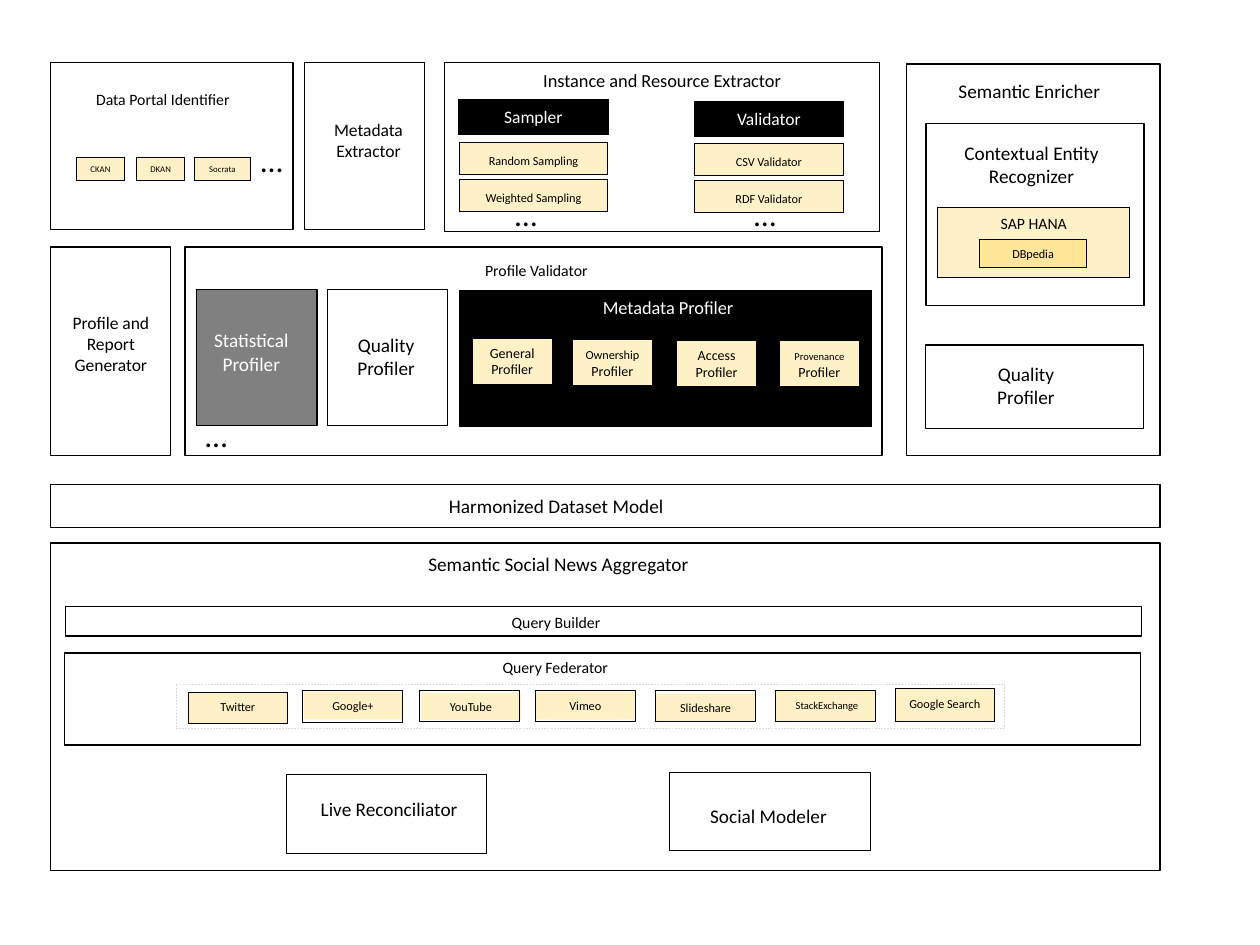
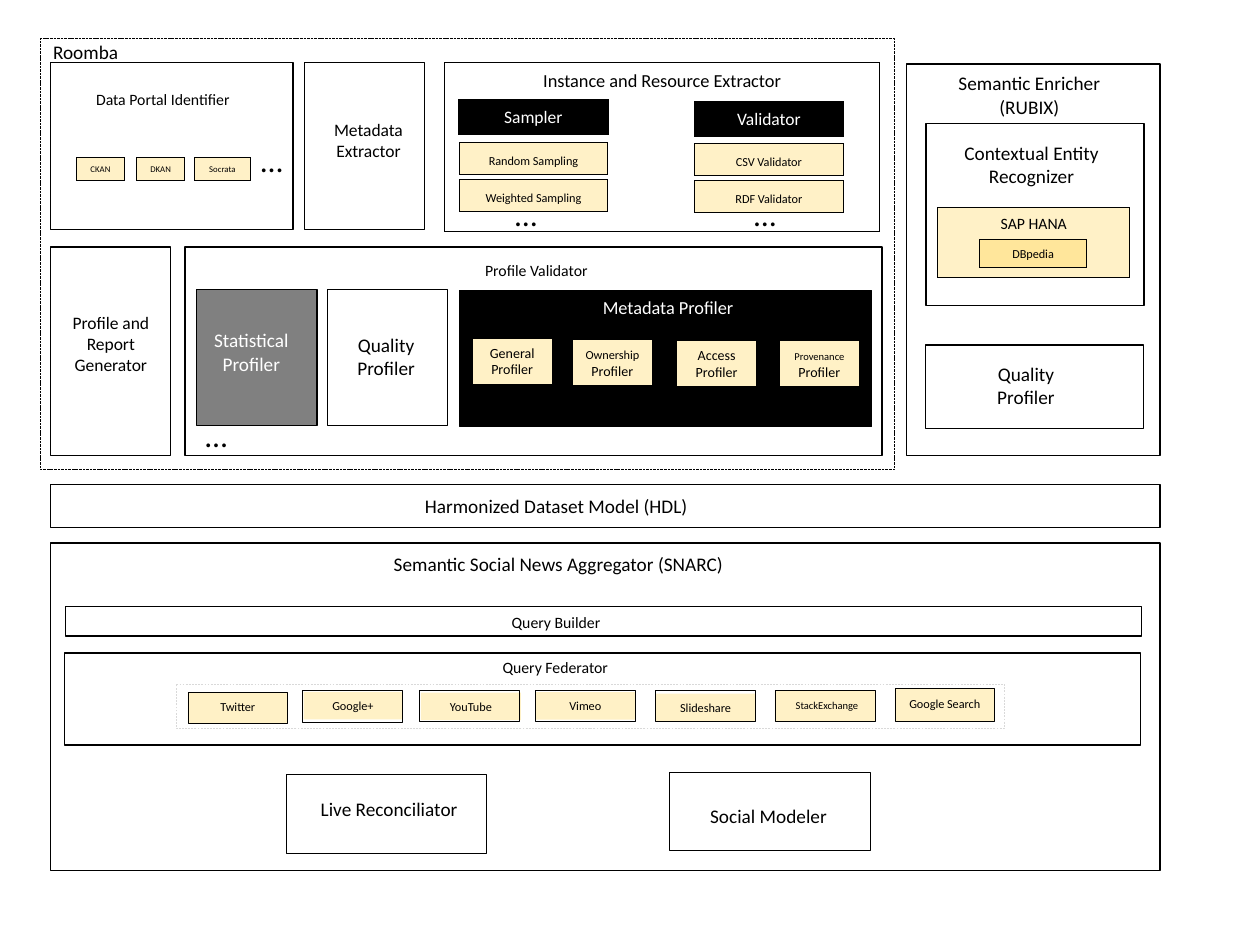
Before and after one commit to S-c-H-i-Z-o/PhD, a slide deck: slide 1 of Thesis/introduction/figures/architecutre_diagram.pptx. Drawn at 1260x945 pixels with LibreOffice and Linux fonts; fonts in the diff are those of the drawing. Boxes give left, top, right and bottom in pixels: in the first picture for what was removed or moved away, otherwise in the second. Text is boxed around its words. In the diff, an @@ line names an element or a change of style, - is before the commit and + after.

```diff
--- a/Thesis/introduction/figures/architecutre_diagram.pptx
+++ b/Thesis/introduction/figures/architecutre_diagram.pptx
@@ rectangle added at <box>40,39,895,470</box>, outline #000000 0.5 pt dashed @@
@@ text added at <box>53,45,118,63</box>, 11 pt, text #000000 @@
+Roomba
@@ text at <box>958,76,1100,117</box>: text changed @@
-Semantic Enricher
+Semantic Enricher (RUBIX)
@@ text at <box>425,499,688,516</box>: text changed @@
-Harmonized Dataset Model
+Harmonized Dataset Model (HDL)
@@ text at <box>394,557,723,575</box>: text changed @@
-Semantic Social News Aggregator
+Semantic Social News Aggregator (SNARC)
```
Also in this commit, not shown: 3 other files.
